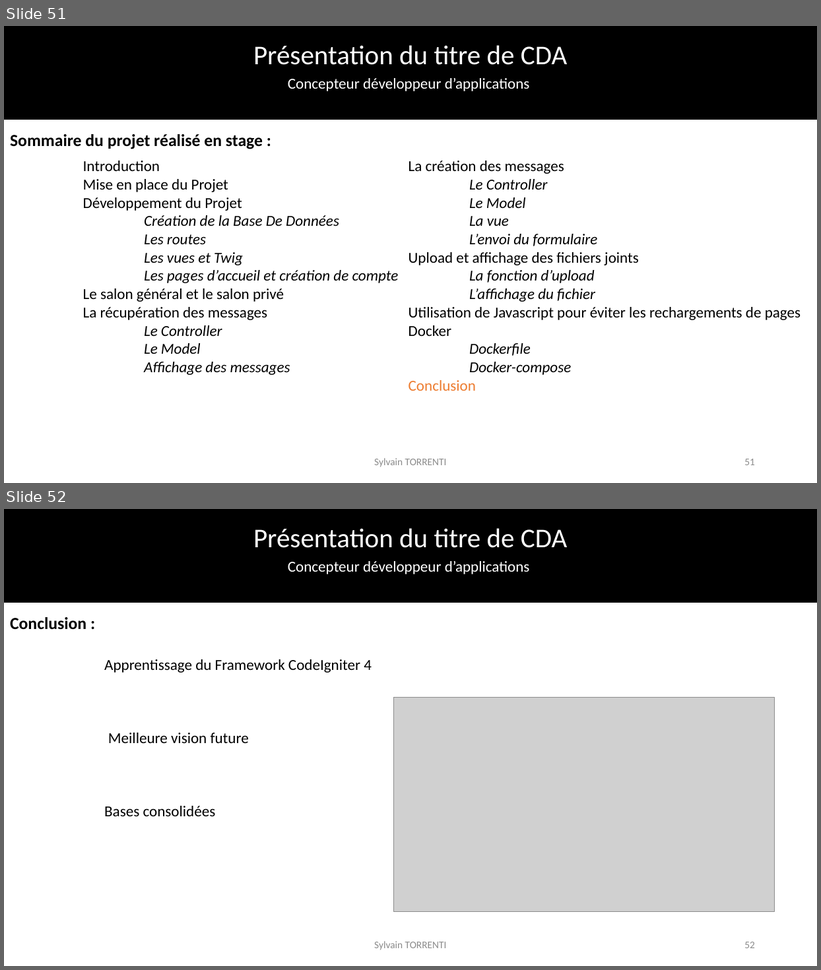
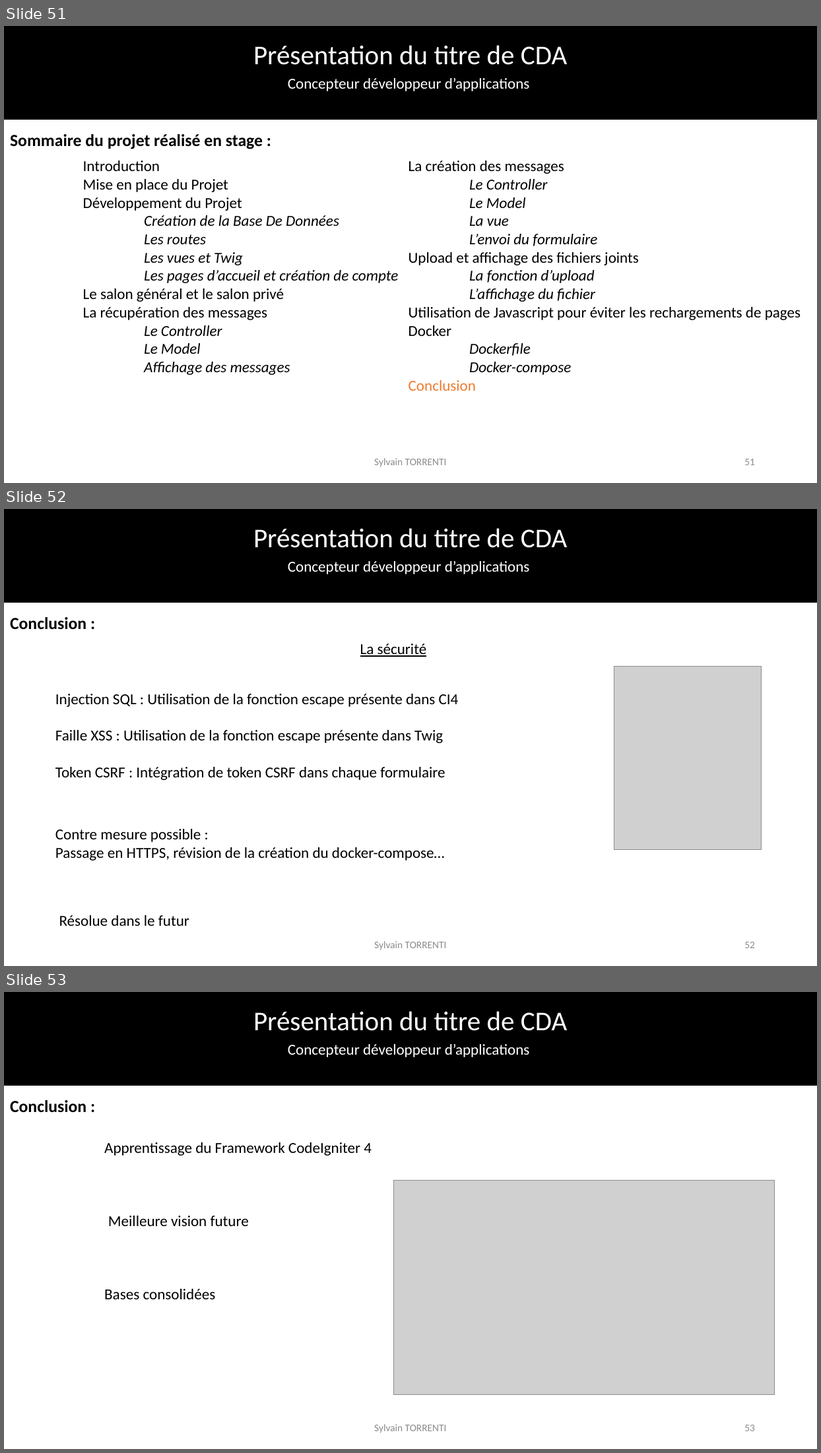
Before and after one commit to SylvainTorrenti/PERSO-Dossier-Projet, a slide deck: Presentation examen final.pptx. Shown one above the other, each under a label of ours: slides 51 and 52 before the commit, slides 51, 52 and 53 after it. The pictures are 821x970 and 821x1453 pixels, drawn with LibreOffice and Linux fonts; fonts in the diff are those of the drawing; grey boxes stand for pictures; background and template pictures are left out. Boxes give left, top, right and bottom in pixels: in the first picture for what was removed or moved away, otherwise in the second. Text is boxed around its words. In the diff, an @@ line names an element or a change of style, - is before the commit and + after.

Commit message:
up

```diff
--- a/Presentation examen final.pptx
+++ b/Presentation examen final.pptx
@@ slide 52 added at bbox=[4, 509, 817, 966], background #FFFFFF; not listed: 3 template elements that a slide beside it also shows @@
@@ text added at bbox=[10, 617, 86, 630], 20 pt, text #000000, bold @@
+Conclusion :
@@ text added at bbox=[360, 644, 427, 657], 18 pt, text #000000, underline @@
+La sécurité
@@ picture added at bbox=[614, 666, 762, 850] @@
@@ text added at bbox=[55, 694, 459, 780], 18 pt, text #000000 @@
+Injection SQL : Utilisation de la fonction escape présente dans CI4
+Faille XSS : Utilisation de la fonction escape présente dans Twig
+Token CSRF : Intégration de token CSRF dans chaque formulaire
@@ text added at bbox=[55, 829, 445, 861], 18 pt, text #000000 @@
+Contre mesure possible :
+Passage en HTTPS, révision de la création du docker-compose…
@@ text added at bbox=[59, 916, 189, 926], 18 pt, text #000000 @@
+Résolue dans le futur
@@ text added at bbox=[374, 941, 447, 951], 12 pt, text #8C8C8C @@
+Sylvain TORRENTI
@@ page number added at bbox=[745, 942, 755, 949], 12 pt, text #8C8C8C @@
+52
@@ what was slide 52 is now slide 53 @@
@@ page number at bbox=[745, 1425, 755, 1432]: text changed @@
-52
+53
```
